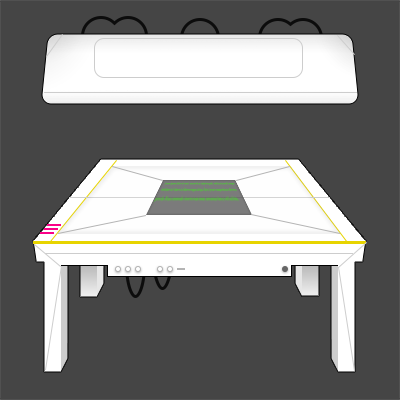
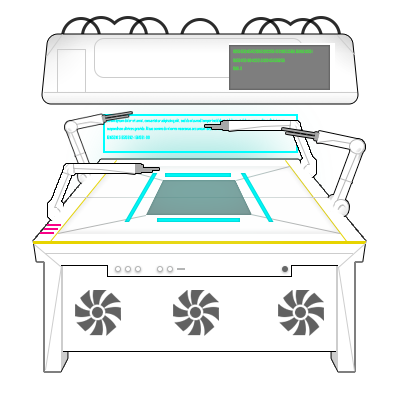
Before/after of a 400px x 400px layered artwork. What changed in the layer stack:
added layer "112156651216545212165120231561.1561816535156.156168181561 15658" (58%) in group "Level 3" over [233, 49, 313, 71]
added layer "Ebene 9" (62%) in group "Level 3" over [229, 45, 330, 90]
added layer "Ebene 10" in group "Level 3" over [229, 43, 335, 90]
added layer "Form 19" in group "Level 3" over [58, 49, 86, 50]
added layer "Form 18 Kopie" in group "Level 3" over [85, 49, 86, 92]
added layer "Form 18" in group "Level 3" over [57, 49, 58, 92]
added layer "Ellipse 2 Kopie 4" (62%) in group "Level 3" over [75, 290, 324, 336]
added layer "Ebene 7" in group "Level 3" over [63, 266, 336, 352]
added layer "l" in group "Level 3" over [47, 163, 160, 221]
added layer "r Kopie" in group "Level 3" over [64, 111, 133, 185]
added layer "r" in group "Level 3" over [281, 127, 366, 218]
added layer "l Kopie" in group "Level 3" over [204, 120, 317, 178]
"Lorem ipsum dolor sit amet, consectetur adipiscing elit, sed do": opacity 38% → 100%, moved it into group "Level 3", painted on it over [107, 118, 285, 203]
added layer "Rechteck 5" in group "Level 3" over [103, 114, 298, 153]
added layer "Ebene 6" (screen) in group "Level 3" over [63, 72, 334, 286]
painted on "Ebene 5" over [124, 173, 274, 222]
added layer "Ebene 8 Kopie 3" (83%) in group "LEvel 2" over [61, 17, 101, 34]
added layer "Ebene 8 Kopie 2" (83%) in group "LEvel 2" over [301, 16, 341, 34]
added layer "Ebene 8 Kopie" (83%) in group "LEvel 2" over [241, 17, 281, 34]
added layer "Ebene 8" (83%) in group "LEvel 2" over [129, 17, 169, 34]
hid "Ebene 0" over [0, 0, 400, 400]
